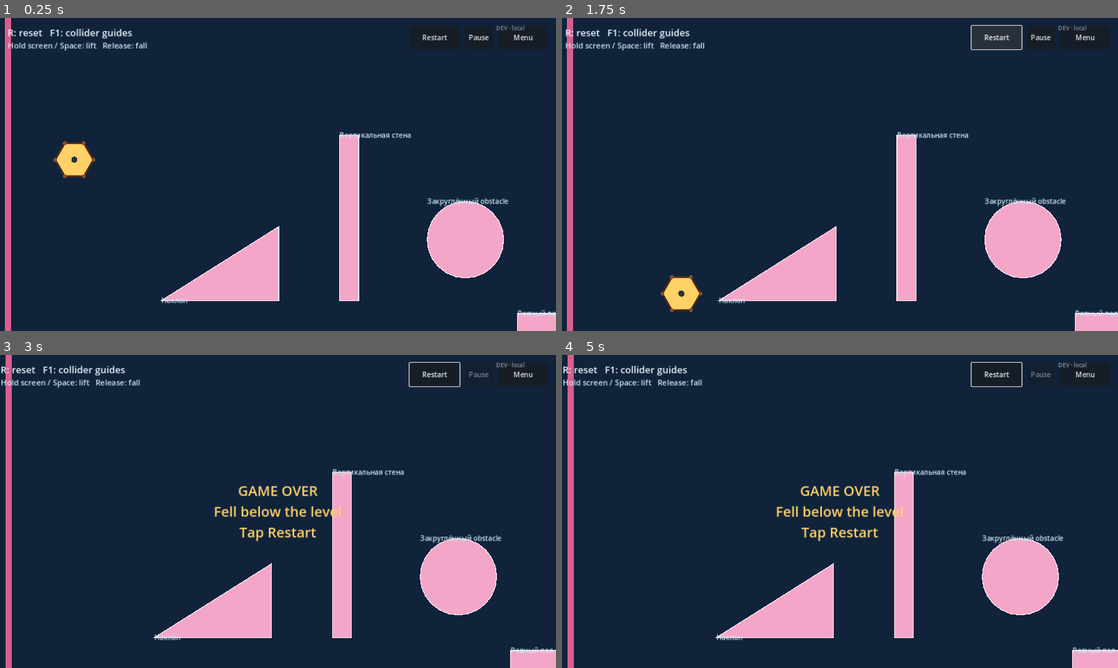
Above: before the commit, frames 1-4 (two rows, left to right).
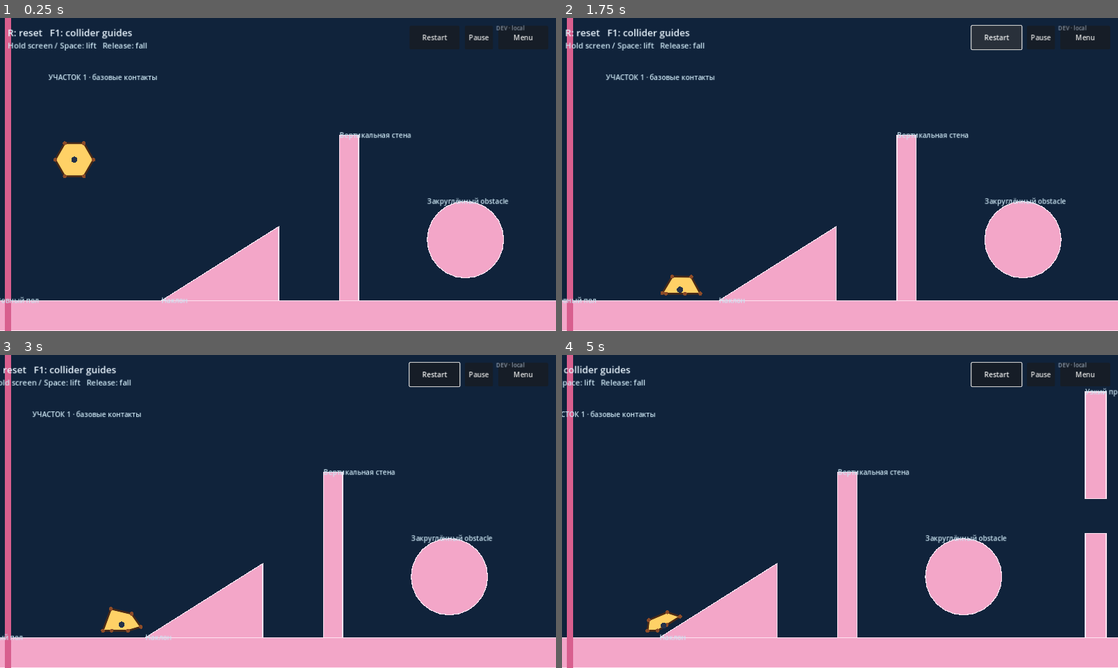
Above: after the commit, the same moments.

Repository: ted7007/test-ai-game
Game: Godot game, scene res://experiments/physics_playground/physics_playground.tscn
Two runs of this game, one before a commit and one after it. Both use one fixed random seed, a clock stepped at 60 frames per second and the inputs below. This scene is started directly instead of the project's main scene.
Inputs (mouse positions are in pixels of both pictures, inside the frame that each line leads up to):
- Up to frame 1 (0.25 s): no input
- Up to frame 2 (1.75 s): click "Restart" at 0.5 s; click "Restart" at 1.25 s
- Up to frame 3 (3 s): click "Restart" at 2 s; click (511, 364) at 2.75 s, where only the run after the commit has a clickable "DEV · local"
- Up to frame 4 (5 s): click (1073, 364) at 3.5 s, where only the run after the commit has a clickable "DEV · local"; click (1073, 364) at 4.25 s, where only the run after the commit has a clickable "DEV · local"

The runs differ from the first frame. In frame 1, 9.5% of the frame differs, in the area x 0-100%, y 17-100%; in frame 2, 9.7%; in frame 3, 16%; in frame 4, 27%, in the area x 0-100%, y 0-100%.
Error in both runs: Invalid assignment of property or key 'max_length' with value of type 'float' on a base object of type 'DampedSpringJoint2D'. (res://experiments/physics_playgr…

Commit message:
Expand physics playground course

Diff:
--- a/experiments/physics_playground/physics_playground.gd
+++ b/experiments/physics_playground/physics_playground.gd
@@ -1,6 +1,6 @@
 extends Node2D
 
-const WORLD_WIDTH := 2400.0
+const WORLD_WIDTH := 9600.0
 const FLOOR_Y := 650.0
 const HALF_VIEW_WIDTH := 640.0
 const OBSTACLE_COLOR := Color("f3a6c8")
@@ -127,14 +127,44 @@
 	get_tree().change_scene_to_file("res://debug_launcher.tscn")
 
 func _build_course() -> void:
-	_add_rect("Floor", Rect2(1200, FLOOR_Y + 30, WORLD_WIDTH, 60), OBSTACLE_COLOR, "Ровный пол")
-	_add_polygon("Slope", PackedVector2Array([Vector2(380, FLOOR_Y), Vector2(650, FLOOR_Y), Vector2(650, 480), Vector2(380, FLOOR_Y)]), OBSTACLE_COLOR, "Наклон")
+	_add_label(Vector2(120, 125), "УЧАСТОК 1 · базовые контакты")
+	_add_rect("Floor1", Rect2(0, FLOOR_Y, 2300, 70), OBSTACLE_COLOR, "Ровный пол")
+	_add_polygon("Slope", PackedVector2Array([Vector2(380, FLOOR_Y), Vector2(650, FLOOR_Y), Vector2(650, 480)]), OBSTACLE_COLOR, "Наклон")
 	_add_rect("Wall", Rect2(790, 270, 44, 380), OBSTACLE_COLOR, "Вертикальная стена")
 	_add_circle("RoundObstacle", Vector2(1080, 510), 88.0, OBSTACLE_COLOR, "Закруглённый obstacle")
 	_add_rect("PassageTop", Rect2(1360, 85, 48, 245), OBSTACLE_COLOR, "Узкий проход")
 	_add_rect("PassageBottom", Rect2(1360, 410, 48, 240), OBSTACLE_COLOR, "")
 	_add_polygon("Edge", PackedVector2Array([Vector2(1680, FLOOR_Y), Vector2(1720, FLOOR_Y), Vector2(1720, 500)]), OBSTACLE_COLOR, "Край препятствия")
-	_add_rect("DragMarker", Rect2(1900, FLOOR_Y - 8, 310, 8), OBSTACLE_COLOR, "Падение и волочение")
+	_add_label(Vector2(1910, 620), "Зона волочения")
+
+	_add_label(Vector2(2520, 125), "УЧАСТОК 2 · холмы и платформы")
+	_add_rect("Floor2", Rect2(2500, FLOOR_Y, 2100, 70), OBSTACLE_COLOR, "Восстановление после падения")
+	_add_circle("GroundBump", Vector2(2760, 590), 60.0, OBSTACLE_COLOR, "Круглый выступ")
+	_add_polygon("WideHill", PackedVector2Array([Vector2(3020, FLOOR_Y), Vector2(3320, 490), Vector2(3620, FLOOR_Y)]), OBSTACLE_COLOR, "Широкий холм")
+	_add_rect("HighPlatform", Rect2(3750, 510, 330, 40), OBSTACLE_COLOR, "Платформа")
+	_add_rect("LowCeiling", Rect2(4200, 120, 70, 300), OBSTACLE_COLOR, "Низкий потолок")
+	_add_polygon("ExitRamp", PackedVector2Array([Vector2(4380, FLOOR_Y), Vector2(4580, FLOOR_Y), Vector2(4580, 540)]), OBSTACLE_COLOR, "Выходной край")
+
+	_add_label(Vector2(4770, 125), "УЧАСТОК 3 · последовательные контакты")
+	_add_rect("Floor3", Rect2(4750, FLOOR_Y, 2150, 70), OBSTACLE_COLOR, "")
+	_add_polygon("TallRamp", PackedVector2Array([Vector2(4920, FLOOR_Y), Vector2(5270, FLOOR_Y), Vector2(5270, 440)]), OBSTACLE_COLOR, "Крутой подъём")
+	_add_circle("LargeRound", Vector2(5570, 500), 110.0, OBSTACLE_COLOR, "Крупный круг")
+	_add_rect("CorridorTop", Rect2(5940, 80, 70, 245), OBSTACLE_COLOR, "Коридор")
+	_add_rect("CorridorBottom", Rect2(5940, 435, 70, 215), OBSTACLE_COLOR, "")
+	_add_polygon("UpperEdge", PackedVector2Array([Vector2(6280, 210), Vector2(6480, 210), Vector2(6480, 330)]), OBSTACLE_COLOR, "Верхний край")
+	_add_polygon("LowerEdge", PackedVector2Array([Vector2(6280, 570), Vector2(6480, 450), Vector2(6480, 570)]), OBSTACLE_COLOR, "Нижний край")
+	_add_rect("ContactPost", Rect2(6740, 390, 44, 260), OBSTACLE_COLOR, "Столб")
+
+	_add_label(Vector2(7120, 125), "УЧАСТОК 4 · качение и восстановление")
+	_add_rect("Floor4", Rect2(7100, FLOOR_Y, 2500, 70), OBSTACLE_COLOR, "Длинный пол")
+	_add_circle("RollingBump1", Vector2(7360, 595), 55.0, OBSTACLE_COLOR, "Серия выступов")
+	_add_circle("RollingBump2", Vector2(7580, 575), 75.0, OBSTACLE_COLOR, "")
+	_add_circle("RollingBump3", Vector2(7830, 600), 50.0, OBSTACLE_COLOR, "")
+	_add_polygon("RecoveryHill", PackedVector2Array([Vector2(8050, FLOOR_Y), Vector2(8320, 500), Vector2(8590, FLOOR_Y)]), OBSTACLE_COLOR, "Холм восстановления")
+	_add_rect("FinalPassageTop", Rect2(8760, 90, 60, 250), OBSTACLE_COLOR, "Финальный проход")
+	_add_rect("FinalPassageBottom", Rect2(8760, 415, 60, 235), OBSTACLE_COLOR, "")
+	_add_circle("FinalRound", Vector2(9120, 520), 95.0, OBSTACLE_COLOR, "Финальный контакт")
+	_add_rect("EndWall", Rect2(9480, 190, 28, 460), OBSTACLE_COLOR, "Конец полигона")
 
 func _add_rect(body_name: String, rect: Rect2, color: Color, label: String) -> void:
 	var body := StaticBody2D.new()
